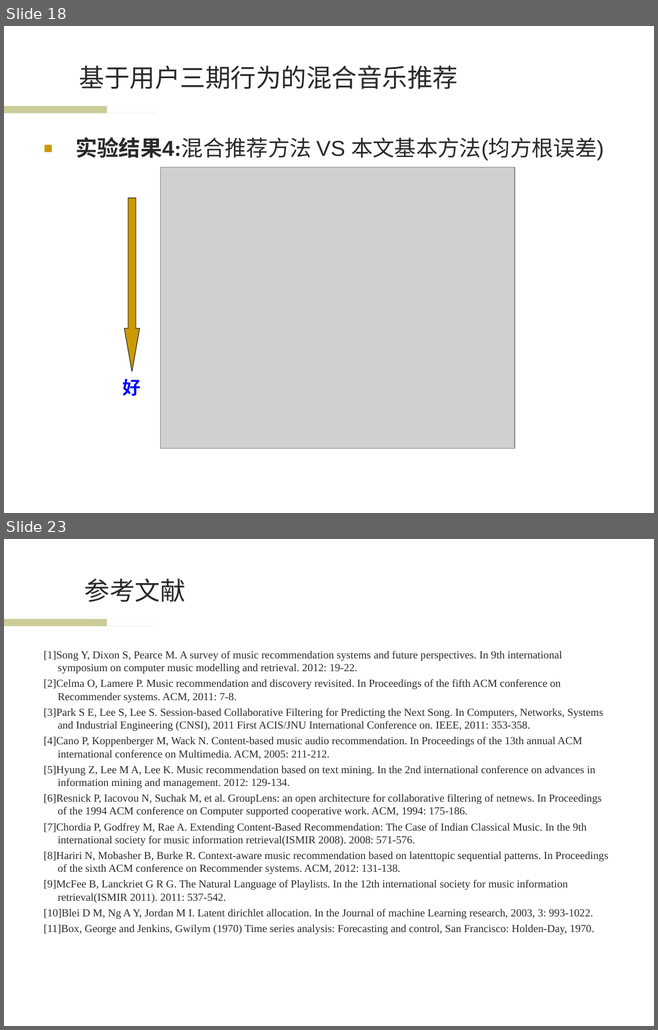
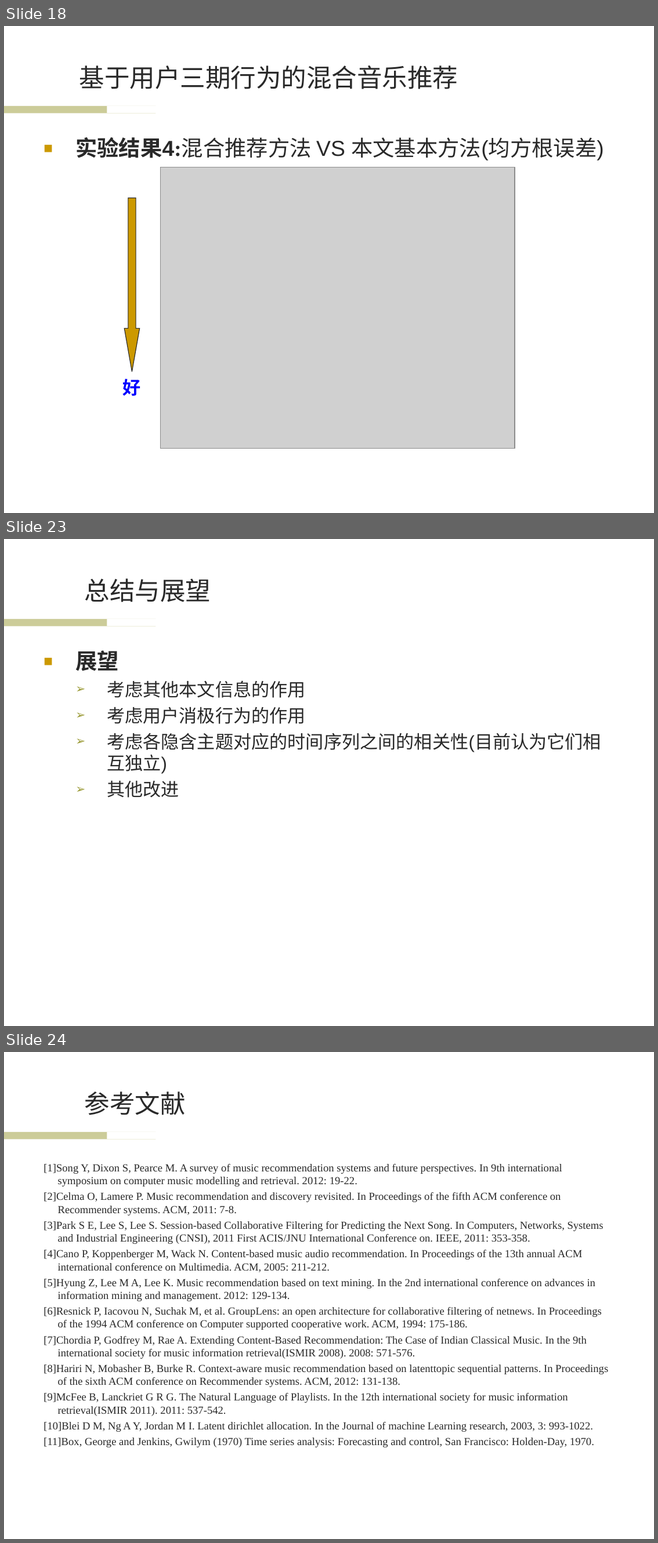
Before and after one commit to wwssttt/NJUThesis, a slide deck: ppt/一种基于时间序列分析的个性化音乐推荐系统及其实现.ppt. Shown one above the other, each under a label of ours: slides 18 and 23 before the commit, slides 18, 23 and 24 after it; the slides between them are not shown. The pictures are 658x1030 and 658x1543 pixels, drawn with LibreOffice and Linux fonts; fonts in the diff are those of the drawing; grey boxes stand for pictures; background and template pictures are left out. Boxes give left, top, right and bottom in pixels: in the first picture for what was removed or moved away, otherwise in the second. Text is boxed around its words. In the diff, an @@ line names an element or a change of style, - is before the commit and + after.

```diff
--- a/ppt/一种基于时间序列分析的个性化音乐推荐系统及其实现.ppt
+++ b/ppt/一种基于时间序列分析的个性化音乐推荐系统及其实现.ppt
@@ slide 23 added at (4,539,654,1026), background #FFFFFF; not listed: 2 template elements that a slide beside it also shows @@
@@ title added at (85,578,211,602), 28 pt, text #292929 @@
+总结与展望
@@ text added at (75,650,601,798), 20 pt, text #292929 @@
+■ 展望
+  ➢ 考虑其他本文信息的作用
+  ➢ 考虑用户消极行为的作用
+  ➢ 考虑各隐含主题对应的时间序列之间的相关性(目前认为它们相互独立)
+  ➢ 其他改进
@@ what was slide 23 is now slide 24 @@
```
Also in this commit, not shown: 4 slides changed, 6 other slides added.
